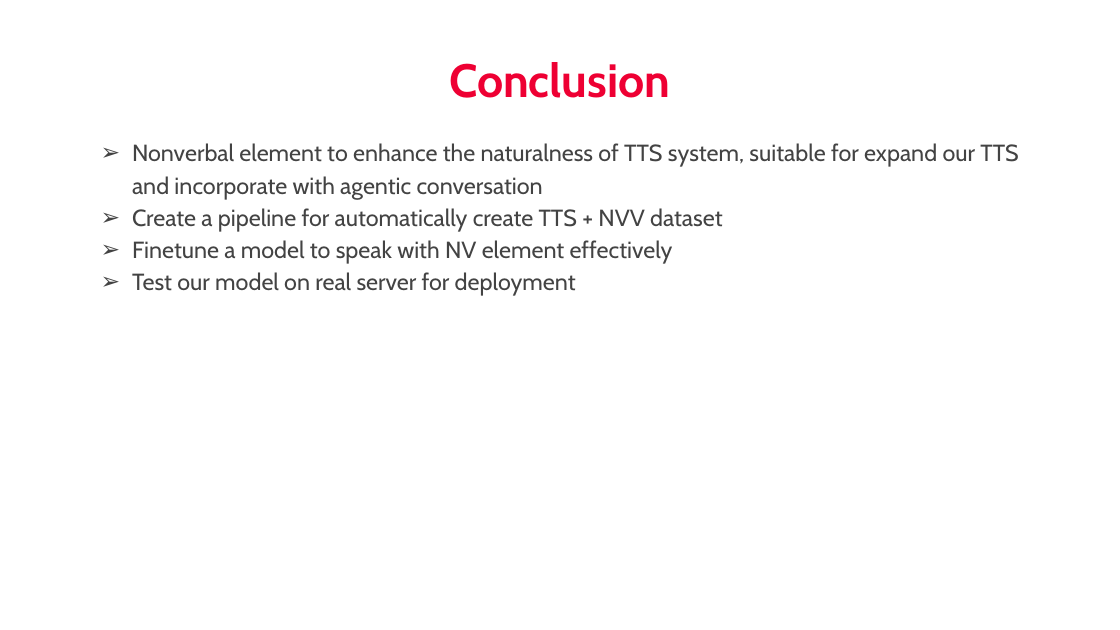
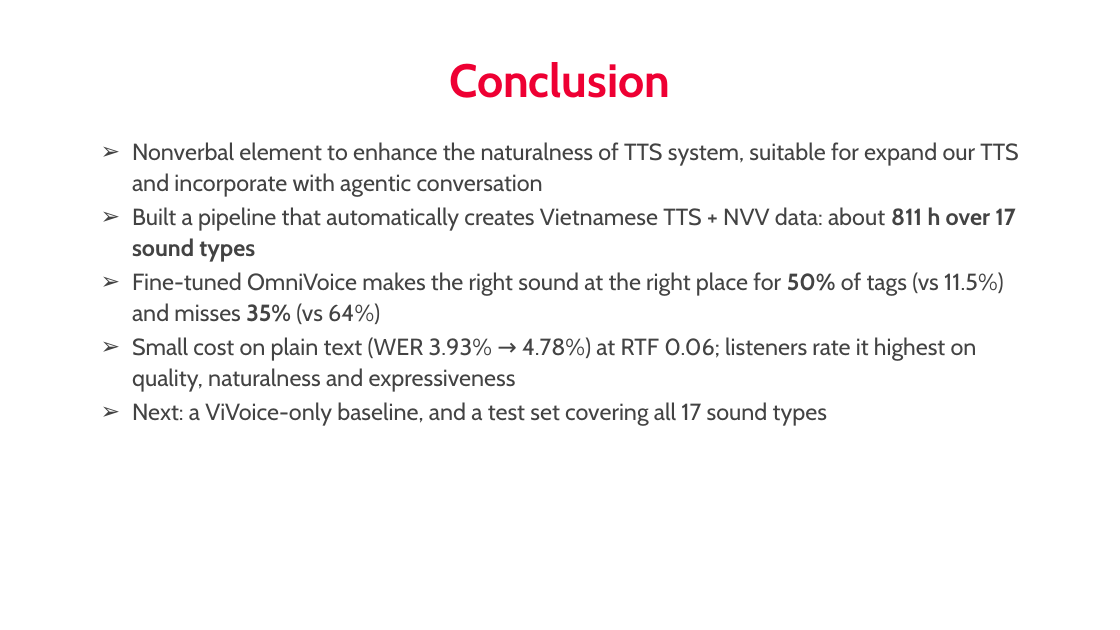
Before and after one commit to nhakanasi/VDT_GD2, a slide deck: slide 24 of Method.pptx. Drawn at 1120x630 pixels with LibreOffice and Linux fonts; fonts in the diff are those of the drawing; background and template pictures are left out. Boxes give left, top, right and bottom in pixels: in the first picture for what was removed or moved away, otherwise in the second. Text is boxed around its words. In the diff, an @@ line names an element or a change of style, - is before the commit and + after.

```diff
--- a/Method.pptx
+++ b/Method.pptx
@@ text at box(132, 142, 1019, 197): line spacing 1.15 to 1.1; more space between paragraphs @@
@@ text at box(132, 207, 1016, 426): text changed @@
-➢ Create a pipeline for automatically create TTS + NVV dataset
-➢ Finetune a model to speak with NV element effectively
-➢ Test our model on real server for deployment
+➢ Built a pipeline that automatically creates Vietnamese TTS + NVV data: about 811 h over 17 sound types
+➢ Fine-tuned OmniVoice makes the right sound at the right place for 50% of tags (vs 11.5%) and misses 35% (vs 64%)
+➢ Small cost on plain text (WER 3.93% → 4.78%) at RTF 0.06; listeners rate it highest on quality, naturalness and expressiveness
+➢ Next: a ViVoice-only baseline, and a test set covering all 17 sound types
```
Also in this commit, not shown: 23 other slides changed, 1 slide added, 1 slide removed, 8 other files.
